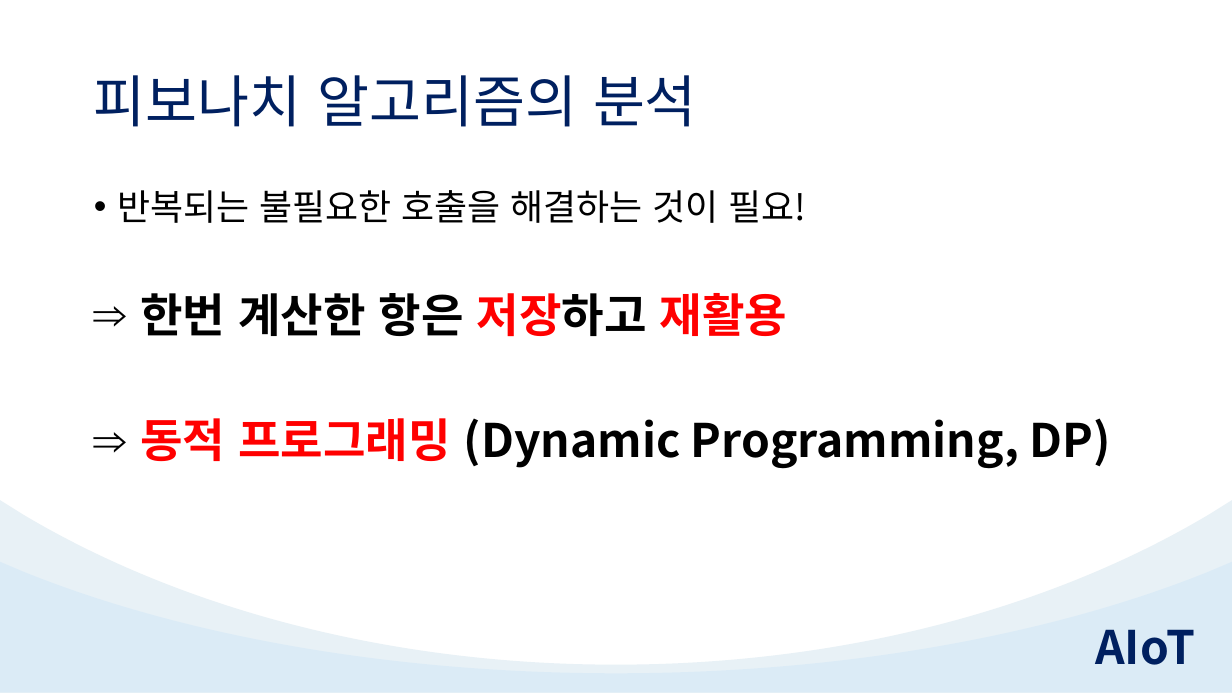
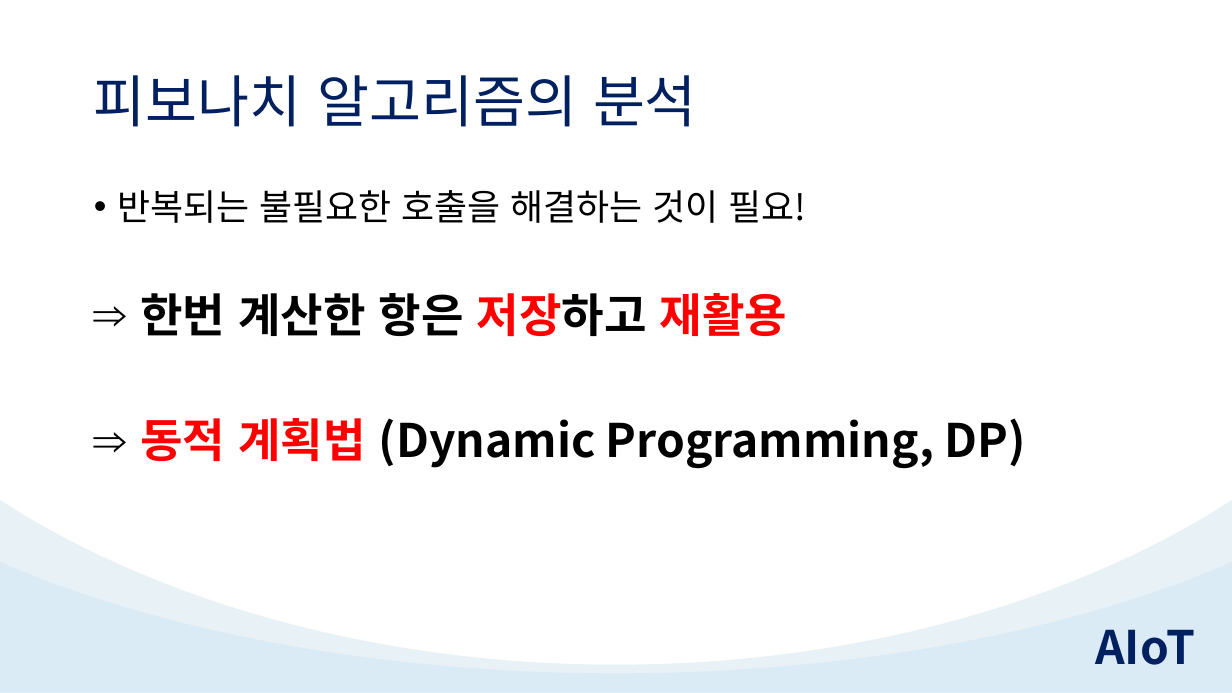
Before and after one commit to TeamAIoT/CS, a slide deck: slide 19 of 3.Algorithm/3.Algorithm.pptx. Drawn at 1232x693 pixels with LibreOffice and Linux fonts; fonts in the diff are those of the drawing. Boxes give left, top, right and bottom in pixels: in the first picture for what was removed or moved away, otherwise in the second. Text is boxed around its words. In the diff, an @@ line names an element or a change of style, - is before the commit and + after.

```diff
--- a/3.Algorithm/3.Algorithm.pptx
+++ b/3.Algorithm/3.Algorithm.pptx
@@ text at box(140, 418, 1026, 469): text changed @@
-⇒ 동적 프로그래밍 (Dynamic Programming, DP)
+⇒ 동적 계획법 (Dynamic Programming, DP)
```
Also in this commit, not shown: 2 other slides changed, 1 slide added.
